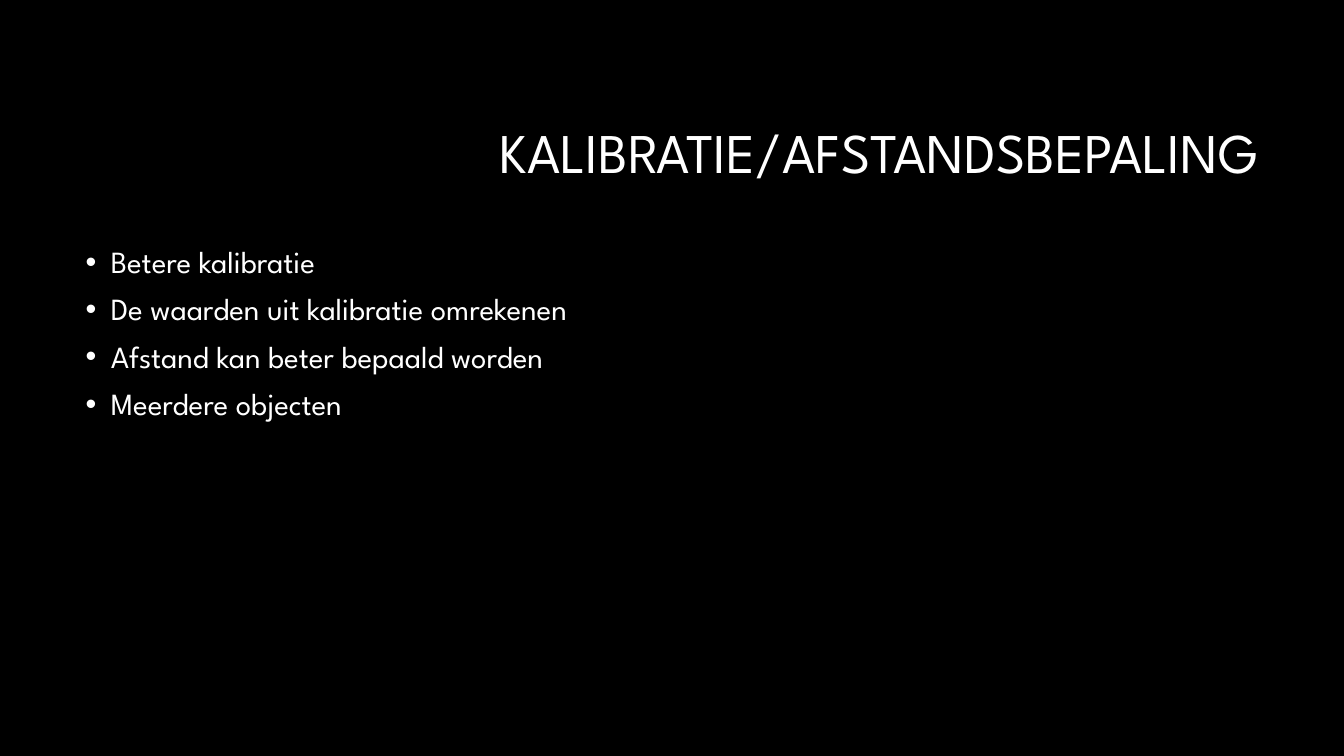
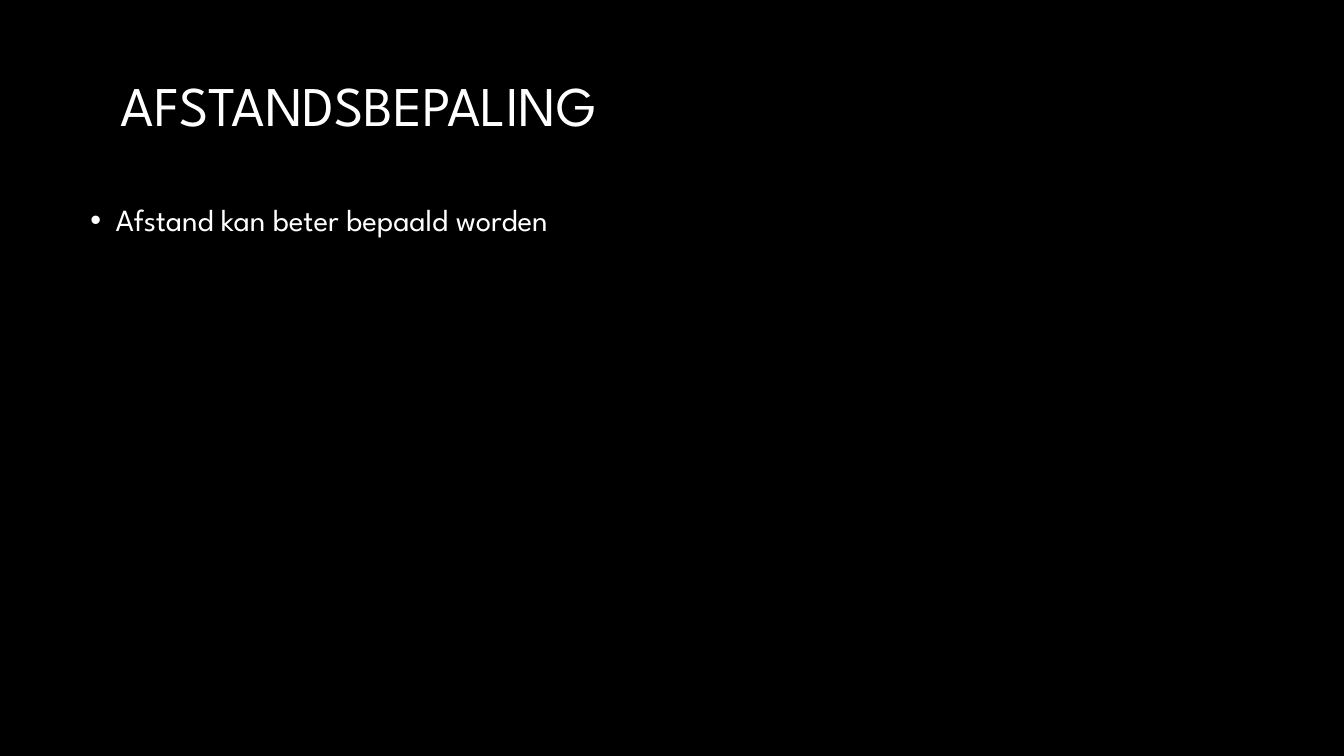
Before and after one commit to TomHeij/Project5-6, a slide deck: slide 5 of Opleverset_Project_5-6/Manage_&_Control/PO meeting 6_.pptx. Drawn at 1344x756 pixels with LibreOffice and Linux fonts; fonts in the diff are those of the drawing; background and template pictures are left out. Boxes give left, top, right and bottom in pixels: in the first picture for what was removed or moved away, otherwise in the second. Text is boxed around its words. In the diff, an @@ line names an element or a change of style, - is before the commit and + after.

```diff
--- a/Opleverset_Project_5-6/Manage_&_Control/PO meeting 6_.pptx
+++ b/Opleverset_Project_5-6/Manage_&_Control/PO meeting 6_.pptx
@@ title at <box>121,88,597,127</box>: text changed @@
-KALIBRATIE/AFSTANDSBEPALING
+AFSTANDSBEPALING
@@ text "Afstand kan beter bepaald worden": place and size @@
-text "Afstand kan beter bepaald worden" at <box>111,251,567,422</box>
+text "Afstand kan beter bepaald worden" at <box>116,209,548,238</box>
@@ text at <box>111,251,567,321</box>: paragraphs removed @@
-• Betere kalibratie
-• De waarden uit kalibratie omrekenen
@@ text at <box>111,393,342,422</box>: paragraph removed @@
-• Meerdere objecten
```
Also in this commit, not shown: 3 other slides changed.
